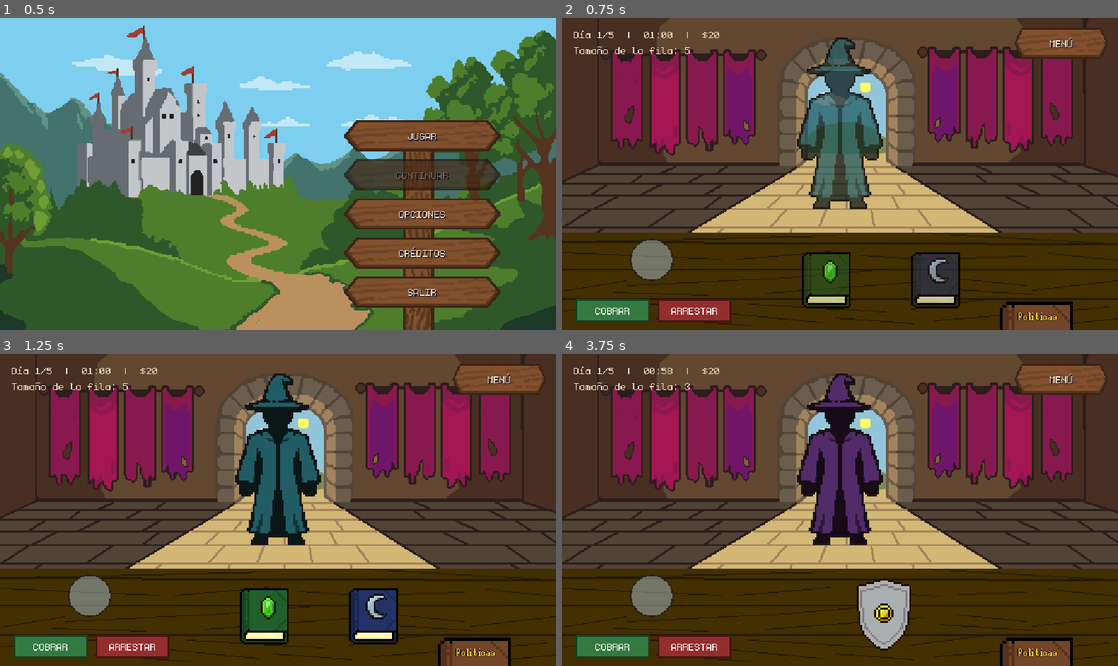
Above: before the commit, frames 1-4 (two rows, left to right).
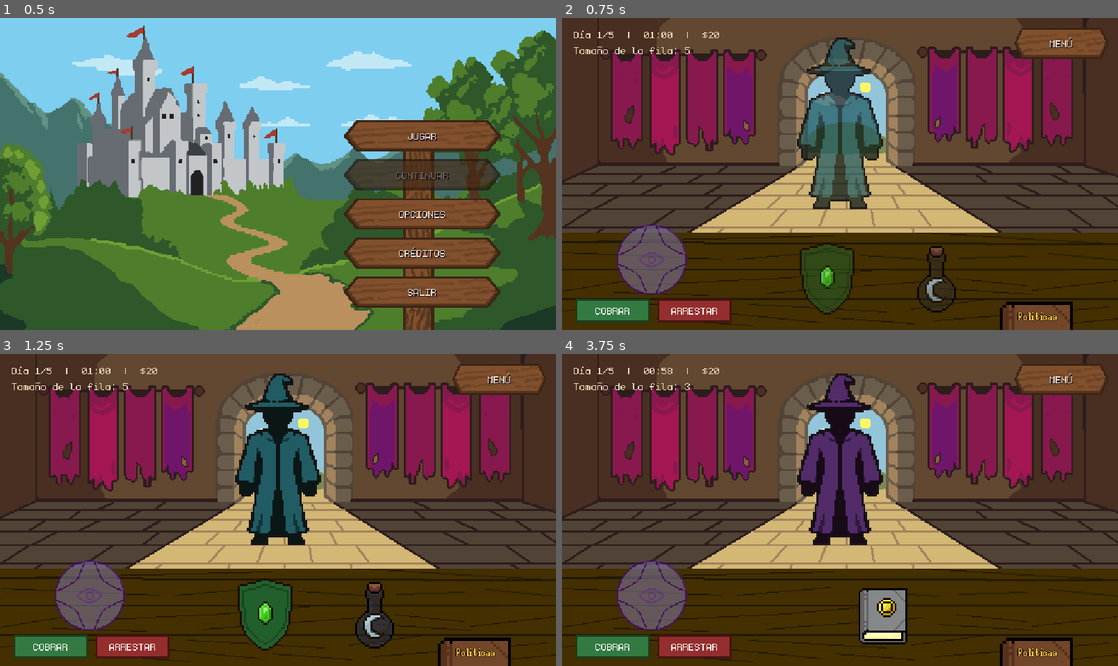
Above: after the commit, the same moments.

Repository: StephenQuispeLipa/Notaria-Aventureros
Game: Godot game, scene res://Scenes/Menus/OptionsMenu.tscn
Two runs of this game, one before a commit and one after it. Both use one fixed random seed, a clock stepped at 60 frames per second and the inputs below.
Inputs:
- Up to frame 1 (0.5 s): no input
- Up to frame 2 (0.75 s): click "JUGAR" at 0.5 s
- Up to frame 3 (1.25 s): no input
- Up to frame 4 (3.75 s): click "COBRAR" at 1.25 s; click "ARRESTAR" at 2 s; click "MENÚ" at 2.75 s; click "REANUDAR" at 3.5 s

Frame 1 is identical in both runs. In frame 2, 4.7% of the frame differs, in the area x 9-72%, y 66-96%; in frame 3, 5.1%; in frame 4, 4.0%.

Commit message:
feat: implement desk view scene and game manager core logic

Diff:
--- a/Scenes/Desk/Desk_View.tscn
+++ b/Scenes/Desk/Desk_View.tscn
@@ -9,7 +9,7 @@
 [ext_resource type="Texture2D" uid="uid://kxq8afbvqe6k" path="res://Assets/Art/Characters/Mago_Plantilla-Interior.png" id="6_mago_interior"]
 [ext_resource type="Texture2D" uid="uid://dpp4y3kawrci5" path="res://Assets/Art/UI/Mesa.png" id="6_pxxjb"]
 [ext_resource type="Texture2D" uid="uid://02eu0v2h6dun" path="res://Assets/Art/Characters/Mago_Plantilla-Borde.png" id="7_mago_borde"]
-[ext_resource type="Texture2D" uid="uid://b660v63vpcjh2" path="res://Assets/Art/UI/Lente_prueba.png" id="8_lente_prueba"]
+[ext_resource type="Texture2D" path="res://Assets/Art/UI/Lente.png" id="8_lente_prueba"]
 [ext_resource type="Shader" uid="uid://b4ekisychwsvo" path="res://Shaders/magic_lens_item.gdshader" id="9_lens_item_shader"]
 [ext_resource type="Shader" uid="uid://df2u2dlj2di5d" path="res://Shaders/magic_lens_mask.gdshader" id="10_lens_mask_shader"]
 [ext_resource type="Texture2D" path="res://Assets/Art/Items/PlantillaEscudo_Interior.png" id="11_escudo_int"]
@@ -310,6 +310,7 @@
 
 [node name="MagicLens" type="TextureRect" parent="." unique_id=606100934]
 unique_name_in_owner = true
+self_modulate = Color(1, 1, 1, 0.78)
 texture_filter = 1
 layout_mode = 0
 offset_left = 56.0
@@ -379,13 +380,13 @@
 anchors_preset = 15
 anchor_right = 1.0
 anchor_bottom = 1.0
-offset_left = 24.0
-offset_top = 18.0
-offset_right = -24.0
-offset_bottom = -64.0
-grow_horizontal = 2
-grow_vertical = 2
-theme_override_constants/separation = 24
+offset_left = 34.0
+offset_top = 24.0
+offset_right = -34.0
+offset_bottom = -58.0
+grow_horizontal = 2
+grow_vertical = 2
+theme_override_constants/separation = 26
 
 [node name="LeftPage" type="VBoxContainer" parent="BookOverlay/BookPanel/BookPages"]
 unique_name_in_owner = true
--- a/Scripts/Core/game_manager.gd
+++ b/Scripts/Core/game_manager.gd
@@ -16,6 +16,7 @@
 var charges_today: int = 0
 var day_time_remaining: float = 60.0
 var book_page: int = 1
+var arrest_reward_today: int = 5
 
 var total_charged: int = 0
 var total_arrested: int = 0
@@ -35,6 +36,7 @@
 	charges_today = 0
 	day_time_remaining = get_day_duration(current_day)
 	book_page = 1
+	arrest_reward_today = randi_range(4, 7)
 	total_charged = 0
 	total_arrested = 0
 	total_earned = 0
@@ -49,6 +51,7 @@
 	arrests_today = 0
 	charges_today = 0
 	day_time_remaining = get_day_duration(current_day)
+	arrest_reward_today = randi_range(4, 7)
 	save_game()
 
 func has_save() -> bool:
@@ -64,6 +67,7 @@
 		"charges_today": charges_today,
 		"day_time_remaining": day_time_remaining,
 		"book_page": book_page,
+		"arrest_reward_today": arrest_reward_today,
 		"total_charged": total_charged,
 		"total_arrested": total_arrested,
 		"total_earned": total_earned,
@@ -94,7 +98,8 @@
 	arrests_today = int(data.get("arrests_today", 0))
 	charges_today = int(data.get("charges_today", 0))
 	day_time_remaining = float(data.get("day_time_remaining", get_day_duration(current_day)))
-	book_page = clampi(int(data.get("book_page", 1)), 1, 5)
+	book_page = clampi(int(data.get("book_page", 1)), 1, 4)
+	arrest_reward_today = int(data.get("arrest_reward_today", randi_range(4, 7)))
 	total_charged = int(data.get("total_charged", 0))
 	total_arrested = int(data.get("total_arrested", 0))
 	total_earned = int(data.get("total_earned", 0))
--- a/Scripts/Desk/desk_view.gd
+++ b/Scripts/Desk/desk_view.gd
@@ -18,11 +18,12 @@
 const BOOK_HOVER_Y: float = 200.0
 const ITEM_DEFAULT_POS := Vector2(253.0, 236.0)
 const VIEWPORT_SIZE := Vector2(570.0, 320.0)
-const LENS_GLASS_RADIUS: float = 28.0
+const LENS_GLASS_RADIUS: float = 34.0
 const RUNE_ALPHABET := "abcdefghijklmnopqrstuvwxyz"
 const RUNES_PER_ITEM := 10
 const MAX_ITEMS_PER_NPC := 3
-const MAX_BOOK_PAGES := 5
+const MAX_BOOK_PAGES := 4
+const BOOK_FONT: Font = preload("res://Assets/Art/Fonts/monogram-extended.ttf")
 
 const ITEM_SLOT_POSITIONS: Dictionary = {
 	1: [Vector2(282.0, 222.0)],
@@ -44,6 +45,12 @@
 		"interior": preload("res://Assets/Art/Items/PlantillaLibro_Libro_Interior.png"),
 		"borde": preload("res://Assets/Art/Items/PlantillaLibro_Libro_Borde.png"),
 		"deco_pos": Vector2(35.0, 22.0),
+	},
+	{
+		"id": "pocion",
+		"interior": preload("res://Assets/Art/Items/Pocion_Interior.png"),
+		"borde": preload("res://Assets/Art/Items/Pocion_Borde.png"),
+		"deco_pos": Vector2(32.0, 42.0),
 	},
 ]
 
@@ -118,6 +125,8 @@
 @onready var btn_prev_page: Button = %BtnPrevPage
 @onready var btn_next_page: Button = %BtnNextPage
 @onready var book_page_label: Label = %BookPageLabel
+@onready var left_page: VBoxContainer = %LeftPage
+@onready var right_page: VBoxContainer = %RightPage
 
 @onready var day_end_overlay: Control = %DayEndOverlay
 @onready var day_end_title: Label = %DayEndTitle
@@ -373,7 +382,12 @@
 			var borde := slot["borde"] as TextureRect
 			var deco := slot["deco"] as TextureRect
 			interior.texture = tpl["interior"]
-			interior.self_modulate = deco_info["color"]
+			var item_color: Color = deco_info["color"]
+			if tpl["id"] == "libro":
+				item_color = item_color.darkened(0.22)
+			elif tpl["id"] == "pocion":
+				item_color.a = 0.70
+			interior.self_modulate = item_color
 			borde.texture = tpl["borde"]
 			var atlas := AtlasTexture.new()
 			atlas.atlas = DECORACIONES_SHEET
@@ -487,8 +501,11 @@
 	_update_book_page_ui()
 	AudioManager.play_sfx(LIBRO_OPEN_SFX)
 
+func _get_max_unlocked_book_page() -> int:
+	return clampi(1 + ceili(float(GameManager.current_day) / 2.0), 1, MAX_BOOK_PAGES)
+
 func _on_next_page_pressed() -> void:
-	if current_book_page >= MAX_BOOK_PAGES:
+	if current_book_page >= _get_max_unlocked_book_page():
 		return
 	current_book_page += 1
 	GameManager.book_page = current_book_page
@@ -497,9 +514,170 @@
 	AudioManager.play_sfx(LIBRO_OPEN_SFX)
 
 func _update_book_page_ui() -> void:
+	var max_unlocked := _get_max_unlocked_book_page()
+	current_book_page = clampi(current_book_page, 1, max_unlocked)
 	book_page_label.text = "Página %d/%d" % [current_book_page, MAX_BOOK_PAGES]
 	btn_prev_page.disabled = current_book_page <= 1
-	btn_next_page.disabled = current_book_page >= MAX_BOOK_PAGES
+	btn_next_page.disabled = current_book_page >= max_unlocked
+
+	_clear_container(left_page)
+	_clear_container(right_page)
+
+	match current_book_page:
+		1:
+			_populate_book_glossary_page(left_page)
+			_populate_book_categories_page(right_page)
+		2:
+			_populate_book_day_page(left_page, 1)
+			if GameManager.current_day >= 2:
+				_populate_book_day_page(right_page, 2)
+		3:
+			if GameManager.current_day >= 3:
+				_populate_book_day_page(left_page, 3)
+			if GameManager.current_day >= 4:
+				_populate_book_day_page(right_page, 4)
+		4:
+			if GameManager.current_day >= 5:
+				_populate_book_day_page(left_page, 5)
+
+func _clear_container(container: Node) -> void:
+	for child in container.get_children():
+		child.queue_free()
+
+func _colored_tag(label_text: String, hex_color: String) -> String:
+	return "[color=%s]%s[/color]" % [hex_color, label_text]
+
+func _make_book_rtl(bbcode_text: String = "", font_size: int = 16) -> RichTextLabel:
+	var rtl := RichTextLabel.new()
+	rtl.bbcode_enabled = true
+	rtl.fit_content = true
+	rtl.scroll_active = false
+	rtl.autowrap_mode = TextServer.AUTOWRAP_WORD_SMART
+	rtl.mouse_filter = Control.MOUSE_FILTER_IGNORE
+	rtl.texture_filter = CanvasItem.TEXTURE_FILTER_NEAREST
+	rtl.add_theme_font_override("normal_font", BOOK_FONT)
+	rtl.add_theme_font_override("bold_font", BOOK_FONT)
+	rtl.add_theme_font_size_override("normal_font_size", font_size)
+	rtl.add_theme_font_size_override("bold_font_size", font_size)
+	rtl.add_theme_color_override("default_color", Color(0.24, 0.14, 0.10, 1.0))
+	if not bbcode_text.is_empty():
+		rtl.text = bbcode_text
+	return rtl
+
+func _get_deco_atlas(cell: Vector2i) -> AtlasTexture:
+	var atlas := AtlasTexture.new()
+	atlas.atlas = DECORACIONES_SHEET
+	atlas.region = Rect2(cell.x * 16, cell.y * 16, 16, 16)
+	return atlas
+
+func _append_book_tokens(rtl: RichTextLabel, tokens: Array) -> void:
+	for token in tokens:
+		if token is String:
+			rtl.append_text(token)
+		elif token is Vector2i:
+			rtl.add_image(_get_deco_atlas(token), 14, 14, Color.WHITE, INLINE_ALIGNMENT_CENTER)
+		elif token is Texture2D:
+			rtl.add_image(token, 14, 14, Color.WHITE, INLINE_ALIGNMENT_CENTER)
+
+func _make_deco_icon(cell: Vector2i) -> TextureRect:
+	var tex := TextureRect.new()
+	var atlas := AtlasTexture.new()
+	atlas.atlas = DECORACIONES_SHEET
+	atlas.region = Rect2(cell.x * 16, cell.y * 16, 16, 16)
+	tex.texture = atlas
+	tex.texture_filter = CanvasItem.TEXTURE_FILTER_NEAREST
+	tex.custom_minimum_size = Vector2(16, 16)
+	tex.expand_mode = TextureRect.EXPAND_IGNORE_SIZE
+	tex.stretch_mode = TextureRect.STRETCH_KEEP_ASPECT_CENTERED
+	tex.mouse_filter = Control.MOUSE_FILTER_IGNORE
+	return tex
+
+func _populate_book_glossary_page(page: VBoxContainer) -> void:
+	page.add_theme_constant_override("separation", 2)
+	var lines: Array[String] = [
+		"%s: Obj. paladín" % _colored_tag("Corona", "#9e6b00"),
+		"%s: Obj. brujo" % _colored_tag("Calavera", "#5a5a5a"),
+		"%s: Obj. clérigo" % _colored_tag("Luna", "#006e9e"),
+		"%s: Obj. mago" % _colored_tag("Ojo", "#3b2896"),
+		"%s: Obj. guerrero" % _colored_tag("Espada", "#4f5b66"),
+		"%s: Obj. alquimia" % _colored_tag("Fuego", "#c44d00"),
+		"%s: Obj. de lujo" % _colored_tag("Gema", "#7b1fa2"),
+		"%s: Obj. druida" % _colored_tag("Esmeralda", "#157524"),
+		"%s: Obj. económico" % _colored_tag("Moneda", "#997a00"),
+		"%s: Armas" % _colored_tag("Escudos", "#4f5b66"),
+		"Pociones: Consumibles",
+		"Libros: Educación",
+	]
+	page.add_child(_make_book_rtl("\n".join(lines), 16))
+
+func _populate_book_categories_page(page: VBoxContainer) -> void:
+	page.add_theme_constant_override("separation", 6)
+	var categories: Array[Dictionary] = [
+		{"title": "Objetos sagrados:", "cells": [Vector2i(2, 0), Vector2i(0, 0), Vector2i(0, 2)]},
+		{"title": "Objetos peligrosos:", "cells": [Vector2i(1, 1), Vector2i(2, 1), Vector2i(1, 0), Vector2i(0, 1)]},
+		{"title": "Objetos valiosos:", "cells": [Vector2i(0, 2), Vector2i(2, 2)]},
+		{"title": "Objetos naturistas:", "cells": [Vector2i(1, 2), Vector2i(2, 1)]},
+	]
+	for cat in categories:
+		page.add_child(_make_book_rtl(cat["title"], 16))
+		var row := HBoxContainer.new()
+		row.add_theme_constant_override("separation", 6)
+		row.mouse_filter = Control.MOUSE_FILTER_IGNORE
+		for cell in cat["cells"]:
+			row.add_child(_make_deco_icon(cell))
+		page.add_child(row)
+
+func _populate_book_day_page(page: VBoxContainer, day: int) -> void:
+	page.add_theme_constant_override("separation", 6)
+	var reward_line := "Pago por arresto: 4-7 monedas"
+	if day == GameManager.current_day:
+		reward_line = "Pago por arresto hoy: %d monedas" % GameManager.arrest_reward_today
+
+	var rtl := _make_book_rtl("", 16)
+	rtl.append_text("[b]DÍA %d[/b]\n%s\n\n" % [day, reward_line])
+
+	var escudo_icon: Texture2D = ITEM_TEMPLATES[0]["borde"]
+	var libro_icon: Texture2D = ITEM_TEMPLATES[1]["borde"]
+	var pocion_icon: Texture2D = ITEM_TEMPLATES[2]["borde"]
+	var magic_tag := _colored_tag("Mágicos", "#8a1be0")
+	var magic_sg_tag := _colored_tag("Mágico", "#8a1be0")
+
+	match day:
+		1:
+			_append_book_tokens(rtl, [
+				"Los objetos de [",
+				_colored_tag("Paladín ", "#9e6b00"), Vector2i(0, 0), ", ",
+				_colored_tag("Druida ", "#157524"), Vector2i(1, 2), ", ",
+				_colored_tag("Económicos ", "#997a00"), Vector2i(2, 2),
+				"] no pueden pasar, a no ser que sean [Consumibles ", pocion_icon,
+				"] o [%s (Lente)]. Todo lo demás, pasa." % magic_tag,
+			])
+		2:
+			_append_book_tokens(rtl, [
+				"Prohibidos los objetos peligrosos (",
+				Vector2i(1, 1), " ", Vector2i(2, 1), " ", Vector2i(1, 0), " ", Vector2i(0, 1),
+				"), salvo [Educación ", libro_icon, "]. Todo lo demás, pasa.",
+			])
+		3:
+			_append_book_tokens(rtl, [
+				"Los objetos valiosos (", Vector2i(0, 2), " ", Vector2i(2, 2),
+				") solo pasan si son [%s (Lente)]. Los de [" % magic_tag,
+				_colored_tag("Clérigo ", "#006e9e"), Vector2i(2, 0), "] siempre pasan.",
+			])
+		4:
+			_append_book_tokens(rtl, [
+				"Prohibidas las [", _colored_tag("Armas ", "#4f5b66"), escudo_icon,
+				"] y objetos de [", _colored_tag("Brujo ", "#5a5a5a"), Vector2i(1, 0),
+				"], excepto si llevan ", Vector2i(2, 1), ". Todo lo demás, pasa.",
+			])
+		5:
+			_append_book_tokens(rtl, [
+				"Solo pasan los objetos sagrados (",
+				Vector2i(2, 0), " ", Vector2i(0, 0), " ", Vector2i(0, 2),
+				") que NO sean [%s (Lente)]. Todo lo demás debe ser arrestado." % magic_sg_tag,
+			])
+
+	page.add_child(rtl)
 
 func _on_book_backdrop_gui_input(event: InputEvent) -> void:
 	if event is InputEventMouseButton and event.pressed and event.button_index == MOUSE_BUTTON_LEFT:
@@ -509,7 +687,7 @@
 	is_day_ending = true
 	var prev_money := GameManager.money
 	var salary := floori(GameManagerClass.FIXED_DAILY_SALARY / 2.0) if timed_out else GameManagerClass.FIXED_DAILY_SALARY
-	var arrest_rate := randi_range(4, 7)
+	var arrest_rate := GameManager.arrest_reward_today
 	var arrest_bonus := arrests_today * arrest_rate
 	var food_cost := randi_range(10, 16)
 
Not shown, added: Assets/Art/Items/Pocion_Borde.png.import
Not shown, added: Assets/Art/Items/Pocion_Interior.png.import
Not shown, added: Assets/Art/UI/Lente.png.import
